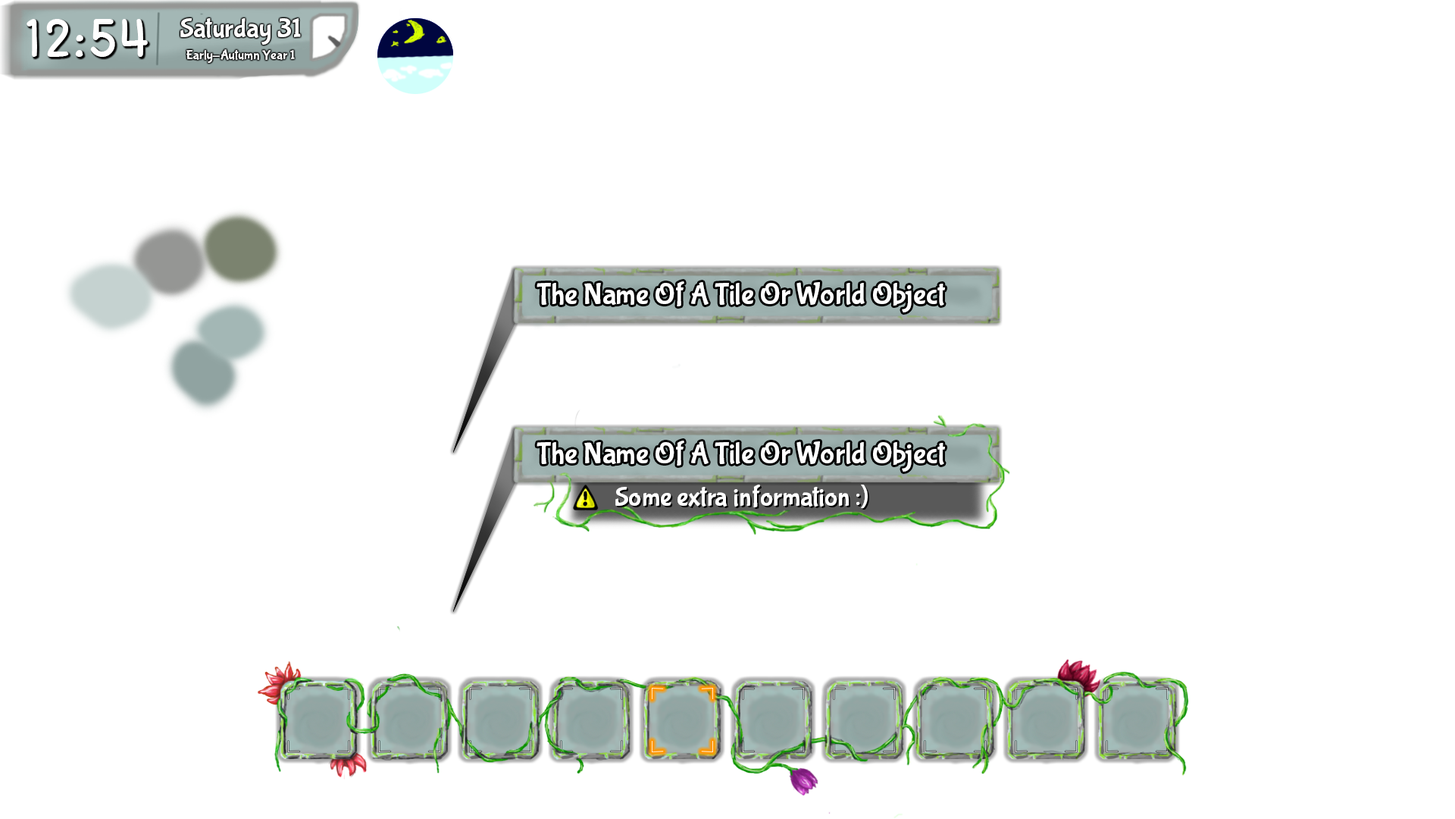
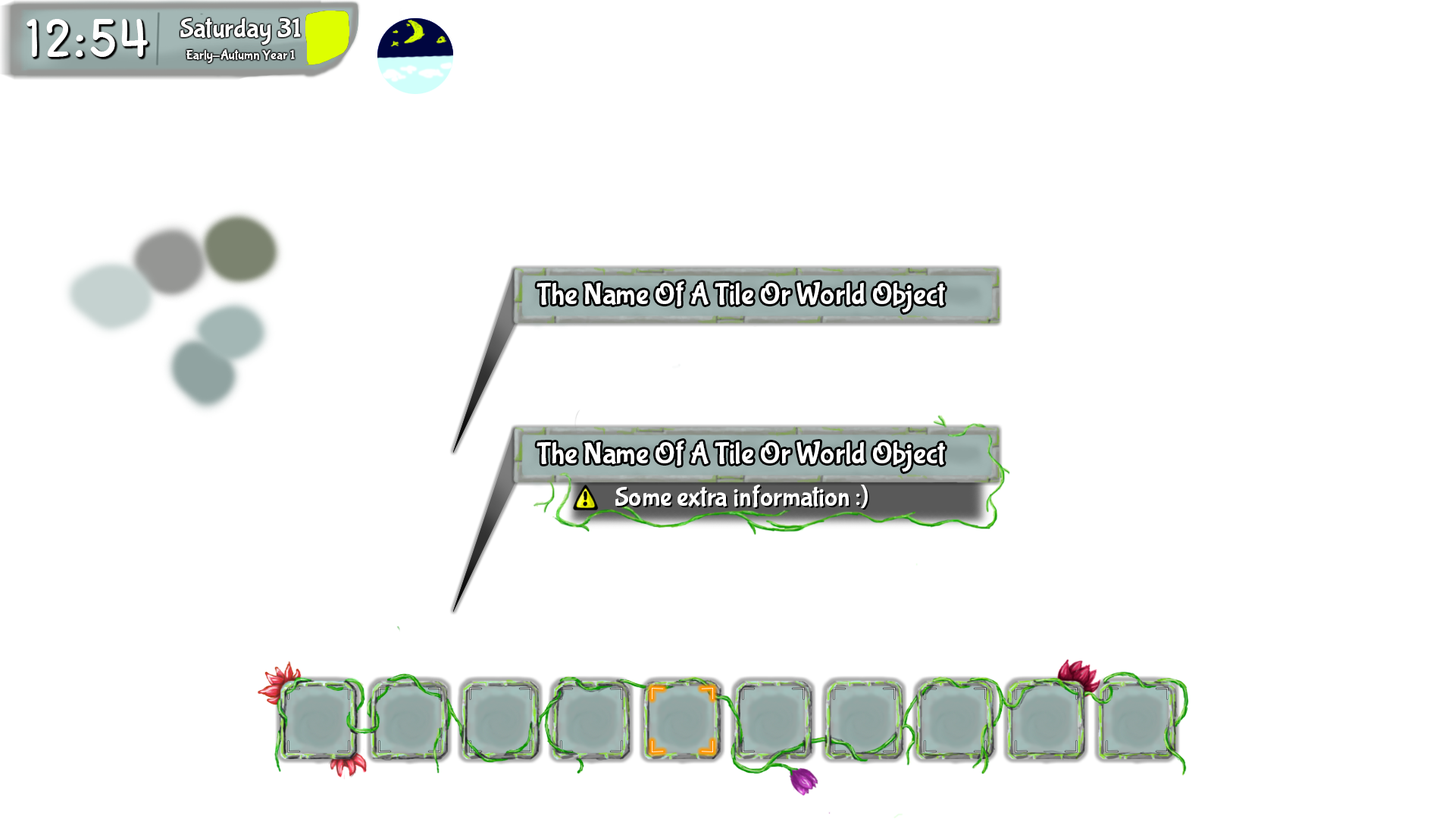
Two versions of the same layered image (1455 × 819). Layer-by-layer changes:
added layer "Layer 15" in group "Time" over (x1=304, y1=10, x2=350, y2=66)
